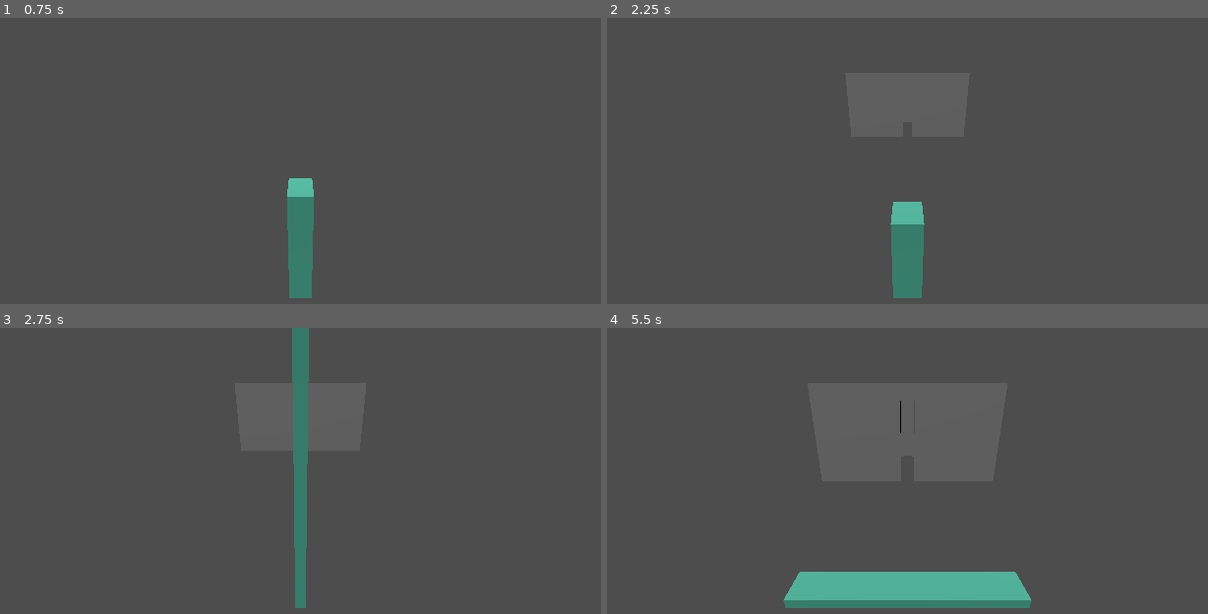
Above: before the commit, frames 1-4 (two rows, left to right).
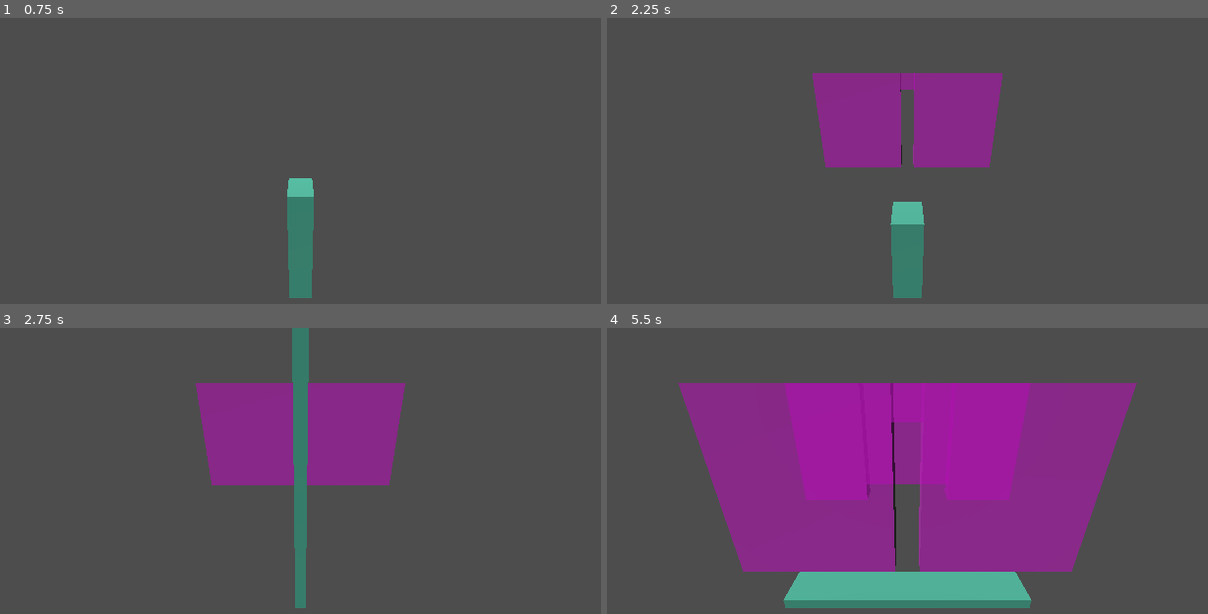
Above: after the commit, the same moments.

Repository: gabriellebrand/Neon-Strech
Game: Godot game, scene res://Scenes/Main.tscn
Same seed, same stepped clock (60 frames per second), same inputs: the game is played once before the commit and once after it.
Inputs:
- Up to frame 1 (0.75 s): tap Enter at 0.5 s; hold W (stretch_up) from 0.53 s (still down)
- Up to frame 2 (2.25 s): release W (stretch_up) at 1.28 s; hold S (stretch_down) 1.28-2.03 s; hold W (stretch_up) from 2.03 s (still down)
- Up to frame 3 (2.75 s): keep holding W (stretch_up)
- Up to frame 4 (5.5 s): release W (stretch_up) at 3.53 s; hold S (stretch_down) from 3.53 s (still down)

Frame 1 is identical in both runs. In frame 2, 9.2% of the frame differs, in the area x 34-66%, y 19-53%; in frame 3, 11%; in frame 4, 42%, in the area x 11-89%, y 19-86%.

Commit message:
synthwave walls

Diff:
--- a/GameJam/Scenes/Killzone.tscn
+++ b/GameJam/Scenes/Killzone.tscn
@@ -5,6 +5,8 @@
 [sub_resource type="BoxShape3D" id="BoxShape3D_phvc6"]
 
 [node name="Killzone" type="Area3D"]
+collision_layer = 0
+collision_mask = 128
 script = ExtResource("1_kupyv")
 
 [node name="CollisionShape3D" type="CollisionShape3D" parent="."]
--- a/GameJam/Scenes/Main.tscn
+++ b/GameJam/Scenes/Main.tscn
@@ -9,9 +9,12 @@
 [node name="Camera3D" type="Camera3D" parent="."]
 transform = Transform3D(1, 0, 0, 0, 0.866025, 0.5, 0, -0.5, 0.866025, 0, 4, 5)
 
-[node name="Box" parent="." instance=ExtResource("1_8f6yc")]
+[node name="Player" parent="." instance=ExtResource("1_8f6yc")]
+collision_layer = 128
+collision_mask = 0
 
 [node name="Timer" type="Timer" parent="."]
+wait_time = 2.0
 autostart = true
 
 [node name="DirectionalLight3D" type="DirectionalLight3D" parent="."]
--- a/GameJam/Scenes/Wall.tscn
+++ b/GameJam/Scenes/Wall.tscn
@@ -1,25 +1,13 @@
-[gd_scene load_steps=6 format=3 uid="uid://5776bj6f0sd"]
+[gd_scene load_steps=3 format=3 uid="uid://5776bj6f0sd"]
 
 [ext_resource type="Script" path="res://Scripts/Wall.gd" id="1_6w0di"]
 [ext_resource type="PackedScene" uid="uid://djhhqtduyphhl" path="res://Scenes/WallPartMesh.tscn" id="2_e3ogo"]
-
-[sub_resource type="BoxMesh" id="BoxMesh_tme3b"]
-resource_local_to_scene = true
-
-[sub_resource type="BoxMesh" id="BoxMesh_8fxhl"]
-resource_local_to_scene = true
-
-[sub_resource type="BoxMesh" id="BoxMesh_ib6sj"]
-resource_local_to_scene = true
 
 [node name="Wall" type="Node3D"]
 script = ExtResource("1_6w0di")
 
 [node name="WallPartMeshTop" parent="." instance=ExtResource("2_e3ogo")]
-mesh = SubResource("BoxMesh_tme3b")
 
 [node name="WallPartMeshLeft" parent="." instance=ExtResource("2_e3ogo")]
-mesh = SubResource("BoxMesh_8fxhl")
 
 [node name="WallPartMeshRight" parent="." instance=ExtResource("2_e3ogo")]
-mesh = SubResource("BoxMesh_ib6sj")
--- a/GameJam/Scenes/WallPartMesh.tscn
+++ b/GameJam/Scenes/WallPartMesh.tscn
@@ -1,9 +1,13 @@
-[gd_scene load_steps=3 format=3 uid="uid://djhhqtduyphhl"]
+[gd_scene load_steps=4 format=3 uid="uid://djhhqtduyphhl"]
 
 [ext_resource type="PackedScene" uid="uid://dlb7l34jra5p7" path="res://Scenes/Killzone.tscn" id="1_xpamb"]
 
+[sub_resource type="StandardMaterial3D" id="StandardMaterial3D_0pxr1"]
+transparency = 1
+albedo_color = Color(1, 0, 1, 0.611765)
+
 [sub_resource type="BoxMesh" id="BoxMesh_lagoo"]
-resource_local_to_scene = true
+material = SubResource("StandardMaterial3D_0pxr1")
 
 [node name="WallPartMesh" type="MeshInstance3D"]
 mesh = SubResource("BoxMesh_lagoo")
--- a/GameJam/Scripts/Wall.gd
+++ b/GameJam/Scripts/Wall.gd
@@ -12,7 +12,7 @@
 
 func _ready():
     # wall starts at z=-20 and moves up to a positive z
-    position.z = -20
+    position.z = -10
 
     # hole dimensions
     var h = randf_range(0.5, 4.0)
@@ -27,15 +27,19 @@
 
     # top
     wall_part_mesh_top.position = Vector3(0, wh-((wh-h)/2.0), 0)
-    wall_part_mesh_top.mesh.size = Vector3(ww, wh-h, 1)
+    wall_part_mesh_top.scale = Vector3(w, wh-h, 1)
+    #wall_part_mesh_top.get_node("Killzone").scale = wall_part_mesh_top.scale
+    print(wall_part_mesh_top)
 
     # left
     wall_part_mesh_left.position = Vector3(-dx, wh/2, 0)
-    wall_part_mesh_left.mesh.size = Vector3(bx, wh, 1)
+    wall_part_mesh_left.scale = Vector3(bx, wh, 1)
+    #wall_part_mesh_left.get_node("Killzone").scale = wall_part_mesh_left.scale
 
     # left
     wall_part_mesh_right.position = Vector3(dx, wh/2, 0)
-    wall_part_mesh_right.mesh.size = Vector3(bx, wh, 1)
+    wall_part_mesh_right.scale = Vector3(bx, wh, 1)
+    #wall_part_mesh_right.get_node("Killzone").scale = wall_part_mesh_right.scale
 
 
 func _process(delta):
